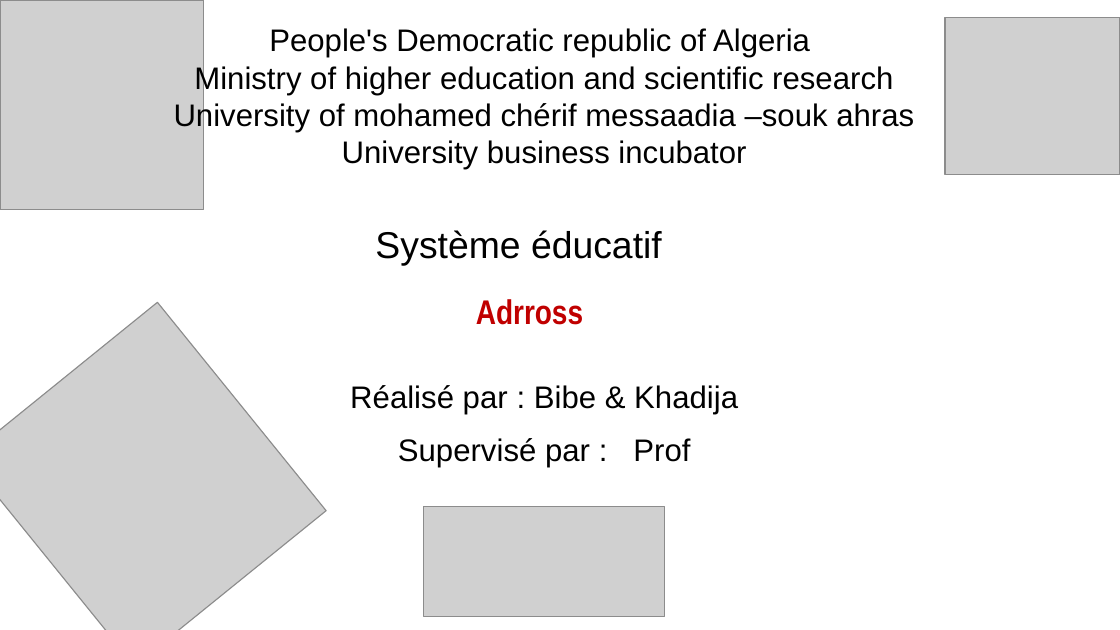
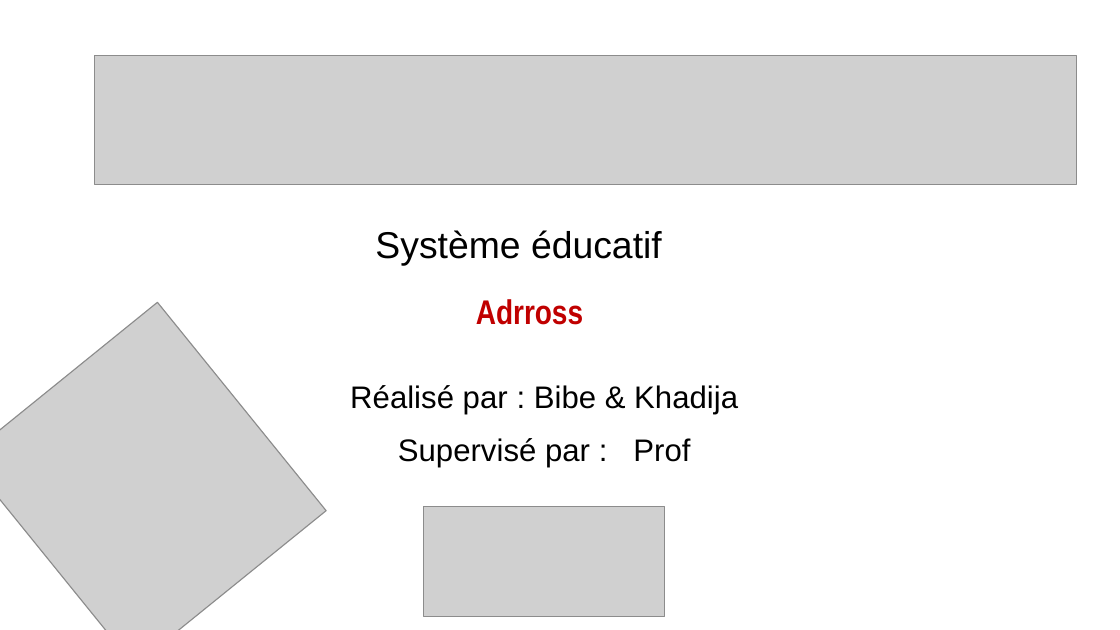
Before and after one commit to TouradGithub/education_system, a slide deck: slide 1 of presentation.pptx. Drawn at 1120x630 pixels with LibreOffice and Linux fonts; fonts in the diff are those of the drawing; grey boxes stand for pictures. Boxes give left, top, right and bottom in pixels: in the first picture for what was removed or moved away, otherwise in the second. Text is boxed around its words. In the diff, an @@ line names an element or a change of style, - is before the commit and + after.

```diff
--- a/presentation.pptx
+++ b/presentation.pptx
@@ picture removed at [0, 0, 204, 209] @@
@@ text removed at [174, 28, 914, 170] @@
-People's Democratic republic of Algeria
-Ministry of higher education and scientific research
-University of mohamed chérif messaadia –souk ahras
-University business incubator
@@ picture removed at [945, 18, 1120, 176] @@
@@ picture added at [94, 56, 1076, 185] @@
```
Also in this commit, not shown: 14 other slides changed, 2 other files.
